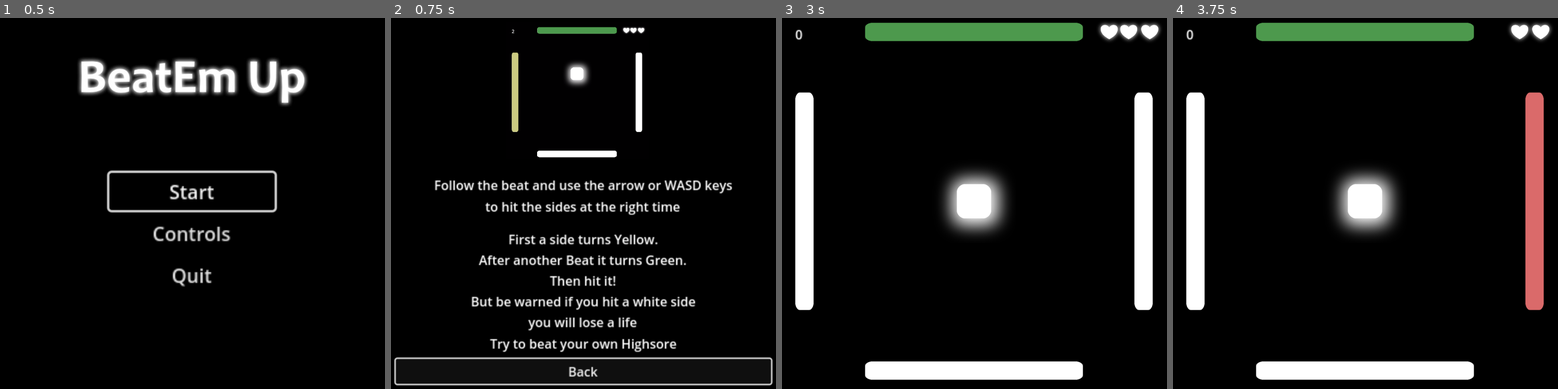
Above: before the commit, frames 1-4 (left to right).
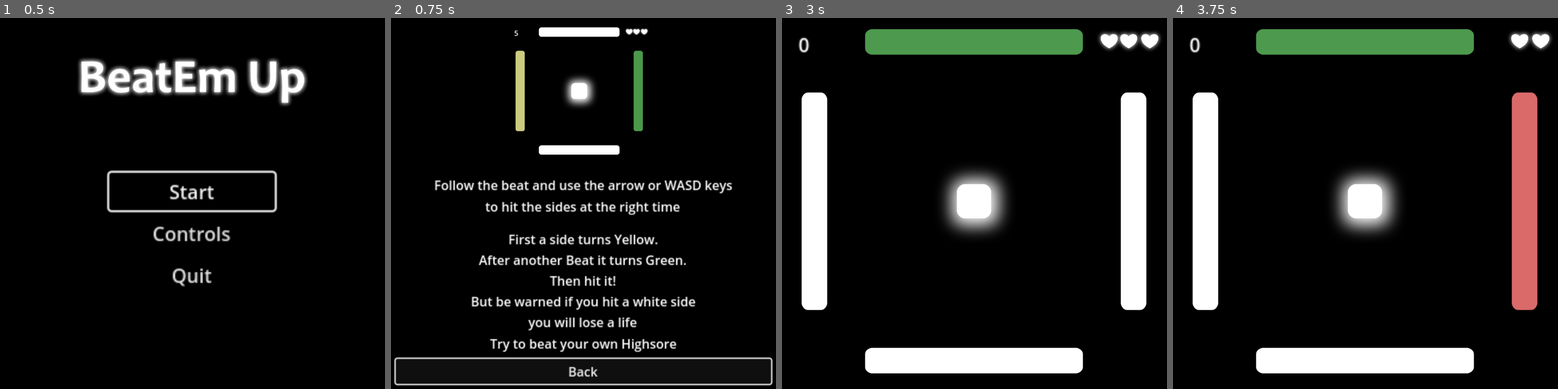
Above: after the commit, the same moments.

Repository: StrangerTNY/HAW_IS_Projekt
Game: Godot game, scene res://src/scenes/main.tscn
Two runs of this game, one before a commit and one after it. Both use one fixed random seed, a clock stepped at 60 frames per second and the inputs below. Sound files missing from this copy of the repository are replaced by a short silence.
Inputs:
- Up to frame 1 (0.5 s): no input
- Up to frame 2 (0.75 s): click "Controls" at 0.5 s
- Up to frame 3 (3 s): click "Back" at 1.25 s; click "Start" at 2 s; click "Hard" at 2.75 s
- Up to frame 4 (3.75 s): tap Enter (ui_accept) at 3.5 s; hold Right (ui_right) from 3.53 s (still down)

Frame 1 is identical in both runs. In frame 2, 3.2% of the frame differs, in the area x 31-67%, y 2-38%; in frame 3, 14%, in the area x 3-99%, y 1-98%; in frame 4, 14%.

Commit message:
leichtes Grafik Update und Prints entfernt

Diff:
--- a/src/scenes/controls.tscn
+++ b/src/scenes/controls.tscn
@@ -1,7 +1,7 @@
 [gd_scene load_steps=4 format=3 uid="uid://cjm6pbl7h2avy"]
 
 [ext_resource type="Script" path="res://src/scripts/controls.gd" id="1_1p5gc"]
-[ext_resource type="Texture2D" uid="uid://b1fiw34naithf" path="res://assets/screeni2.png" id="2_og58q"]
+[ext_resource type="Texture2D" uid="uid://bv4bsvwm4rbn4" path="res://assets/screeni3.png" id="2_pp1ge"]
 [ext_resource type="AudioStream" uid="uid://s3721bm45lhp" path="res://assets/Sounds/Menu_Navigate_03.mp3" id="3_480pi"]
 
 [node name="Control" type="Control"]
@@ -82,8 +82,8 @@
 
 [node name="Screeni" type="Sprite2D" parent="."]
 position = Vector2(489, 223)
-scale = Vector2(0.2, 0.2)
-texture = ExtResource("2_og58q")
+scale = Vector2(0.37, 0.37)
+texture = ExtResource("2_pp1ge")
 
 [node name="NavigationSound" type="AudioStreamPlayer" parent="."]
 stream = ExtResource("3_480pi")
--- a/src/scenes/level_1.tscn
+++ b/src/scenes/level_1.tscn
@@ -32,18 +32,19 @@
 [node name="Walls" parent="." instance=ExtResource("5_meot4")]
 
 [node name="Score" type="Label" parent="."]
-offset_left = 52.0
-offset_top = 58.0
-offset_right = 92.0
-offset_bottom = 81.0
-scale = Vector2(2, 2)
+offset_left = 60.0
+offset_top = 72.0
+offset_right = 100.0
+offset_bottom = 98.0
+scale = Vector2(3, 3)
+text = "0"
 script = ExtResource("6_cp1f3")
 
 [node name="Life" parent="." instance=ExtResource("8_tpafo")]
 offset_left = -26.0
-offset_top = 17.0
+offset_top = 40.0
 offset_right = -26.0
-offset_bottom = 17.0
+offset_bottom = 40.0
 
 [connection signal="startSong" from="Player" to="Conductor" method="_on_player_start_song"]
 [connection signal="beat" from="Conductor" to="Walls" method="_on_conductor_beat"]
--- a/src/scenes/one_wall.tscn
+++ b/src/scenes/one_wall.tscn
@@ -1,7 +1,7 @@
 [gd_scene load_steps=4 format=3 uid="uid://own3dwc2fwhw"]
 
 [ext_resource type="Script" path="res://src/scripts/single_wall.gd" id="1_nmfar"]
-[ext_resource type="Texture2D" uid="uid://b2dbmvt3ouxg8" path="res://assets/white_wall.png" id="2_jykjs"]
+[ext_resource type="Texture2D" uid="uid://65jv06bgmvtt" path="res://assets/white_wall2.png" id="2_fssfd"]
 
 [sub_resource type="RectangleShape2D" id="RectangleShape2D_57qoy"]
 size = Vector2(440, 303.111)
@@ -13,7 +13,7 @@
 
 [node name="Sprite" type="Sprite2D" parent="."]
 scale = Vector2(2.06667, 0.303333)
-texture = ExtResource("2_jykjs")
+texture = ExtResource("2_fssfd")
 
 [node name="CollisionShape2D" type="CollisionShape2D" parent="."]
 shape = SubResource("RectangleShape2D_57qoy")
--- a/src/scenes/player.tscn
+++ b/src/scenes/player.tscn
@@ -26,4 +26,4 @@
 
 [node name="Hit_Sound" type="AudioStreamPlayer" parent="."]
 stream = ExtResource("4_547h7")
-volume_db = -30.0
+volume_db = -25.0
--- a/src/scenes/walls.tscn
+++ b/src/scenes/walls.tscn
@@ -9,22 +9,22 @@
 script = ExtResource("1_hcgos")
 
 [node name="wall_up" parent="." instance=ExtResource("1_oksso")]
-position = Vector2(500, 75)
+position = Vector2(500, 100)
 rotation = 1.5708
 
 [node name="wall_down" parent="." instance=ExtResource("1_oksso")]
-position = Vector2(500, 925)
+position = Vector2(500, 900)
 rotation = -1.5708
 
 [node name="wall_right" parent="." instance=ExtResource("1_oksso")]
-position = Vector2(925, 500)
+position = Vector2(900, 500)
 
 [node name="wall_left" parent="." instance=ExtResource("1_oksso")]
-position = Vector2(75, 500)
+position = Vector2(100, 500)
 
 [node name="Fail_Sound" type="AudioStreamPlayer" parent="."]
 stream = ExtResource("3_abecj")
-volume_db = -25.0
+volume_db = -20.0
 
 [node name="loseHandler" type="Node" parent="."]
 script = ExtResource("4_t1t3u")
--- a/src/scripts/walls.gd
+++ b/src/scripts/walls.gd
@@ -43,8 +43,8 @@
 # aus Liste ausgelesene passende Wand verfärbt
 func _on_conductor_beat(position) -> void:
 
-	print(smallCounter,", ", lastWall,", ", lateWall)
-	print("ältere Liste: ",lastRandomList)
+	#print(smallCounter,", ", lastWall,", ", lateWall)
+	#print("ältere Liste: ",lastRandomList)
 
 	# funzt noch nicht ganz
 	# manchmal werden 2 gleichzeitig verändert
@@ -61,11 +61,11 @@
 
 
 	if lateWall >= 4:
-		print("neue zu späte Liste: ", lastRandomList)
+		#print("neue zu späte Liste: ", lastRandomList)
 		#latestRandomList = lastRandomList
 		latestRandomList = renewList(lastRandomList, latestRandomList)
 	if lastWall >= 4:
-		print("neue grün werdende Liste: ", randomList)
+		#print("neue grün werdende Liste: ", randomList)
 		#lastRandomList = randomList
 		lastRandomList = renewList(randomList, lastRandomList)
 		#lastRandomList = [1,2,3,4]
@@ -77,7 +77,7 @@
 		while randomList[0] == lastRandomList[3]:
 			randomize()
 			randomList.shuffle()
-		print("neueste Liste: ", randomList, " und letzte Liste: ",lastRandomList)
+		#print("neueste Liste: ", randomList, " und letzte Liste: ",lastRandomList)
 
 	lateWall = lastWall
 	lastWall = smallCounter
Binary file added: assets/screeni3.png
Not shown, added: assets/screeni3.png.import
Binary file added: assets/white_wall2.png
Not shown, added: assets/white_wall2.png.import
